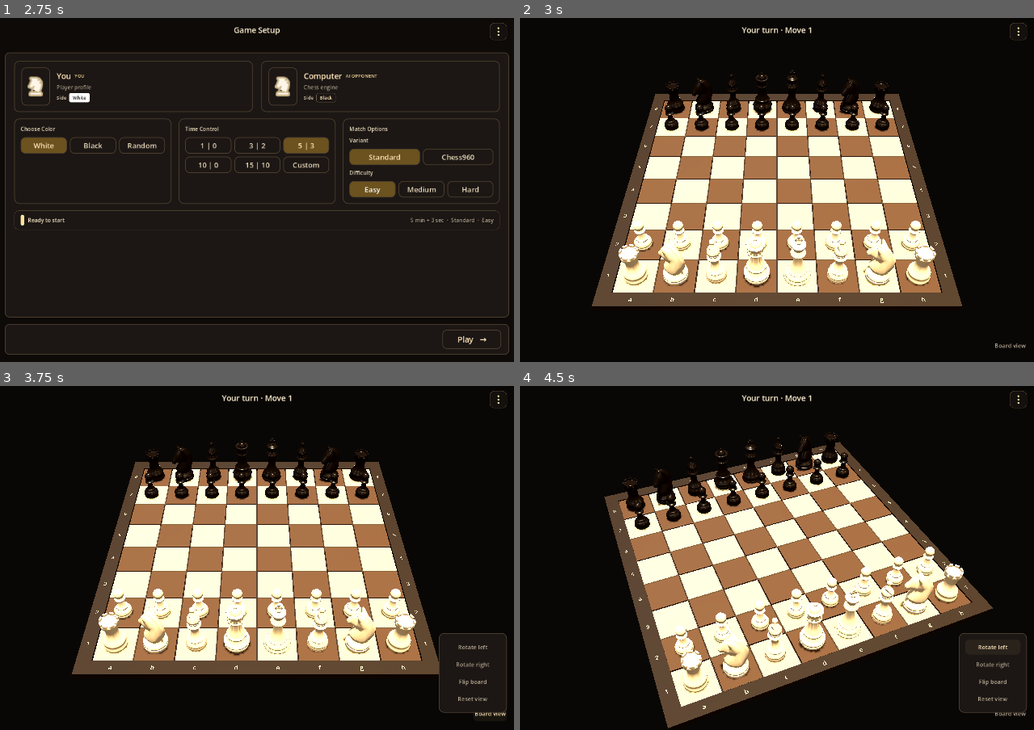
Above: before the commit, frames 1-4 (two rows, left to right).
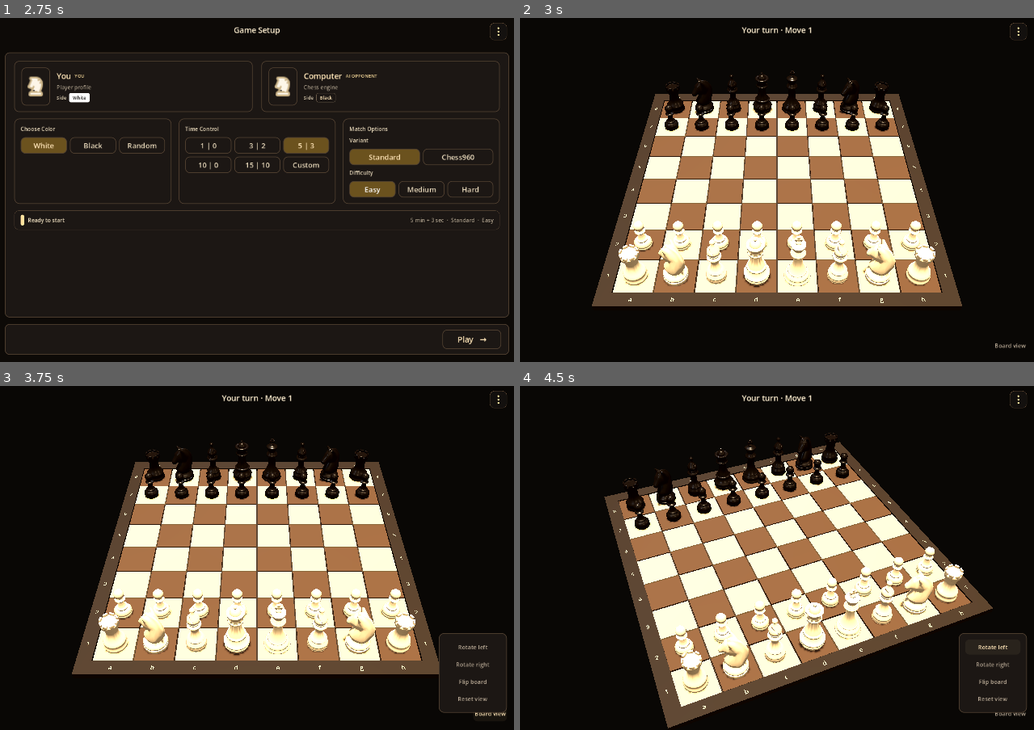
Above: after the commit, the same moments.

Repository: shedrackgodstime/chess-relay
Game: Godot game, scene res://src/ui/app/app_root.tscn
The game is run twice, just before and just after one commit, with the same random seed, the same clock (stepped at 60 frames per second) and the same inputs.
Inputs:
- Up to frame 1 (2.75 s): click "Vs computer" at 0.5 s; click "Easy" at 1.25 s; click "Easy" at 2 s
- Up to frame 2 (3 s): click "Play →" at 2.75 s
- Up to frame 3 (3.75 s): click "Board view" at 3.5 s
- Up to frame 4 (4.5 s): click "Rotate left" at 4.25 s

Frame 1 is identical in both runs. In frame 2, 0.9% of the frame differs, in the area x 19-81%, y 15-78%; in frame 3, 0.9%; in frame 4, 1.0%, in the area x 19-87%, y 13-90%.

Commit message:
Validate starting piece presentation

Diff:
--- a/godot/src/game/pieces/piece_view.gd
+++ b/godot/src/game/pieces/piece_view.gd
@@ -35,7 +35,7 @@
 	source.free()
 	mesh.name = "Mesh"
 	mesh.scale = Vector3.ONE * PIECE_SCALE
-	mesh.position.y = -_mesh_min_y(mesh) * PIECE_SCALE + 0.01
+	mesh.position.y = -_mesh_min_y(mesh) * PIECE_SCALE
 	mesh.material_override = WHITE_MATERIAL if side == "white" else BLACK_MATERIAL
 	add_child(mesh)
 	if piece_type == "knight":
--- a/godot/tests/ui_smoke_test.gd
+++ b/godot/tests/ui_smoke_test.gd
@@ -338,6 +338,21 @@
 		"pieces receive controlled side materials")
 	_check(white_mesh.material_override != black_mesh.material_override,
 		"white and black pieces use separate shared materials")
+	_check(is_equal_approx(pieces.get_node("White_Pawn_a2/Mesh").scale.x, 16.0),
+		"pieces use the approved board presentation scale")
+	_check(is_equal_approx(pieces.get_node("White_Pawn_a2").position.x, -3.5),
+		"white pawn is centered on the a-file square")
+	_check(is_equal_approx(pieces.get_node("White_Pawn_a2").position.z, 2.5),
+		"white pawn is centered on the second rank")
+	var pawn_mesh := pieces.get_node("White_Pawn_a2/Mesh") as MeshInstance3D
+	_check(is_equal_approx(pawn_mesh.position.y, 0.0),
+		"white pawn mesh is grounded against the board surface (y=%.3f)" % pawn_mesh.position.y)
+	_check(is_equal_approx(pieces.get_node("Black_Pawn_a7").rotation.y, PI),
+		"black pieces face the opposing side")
+	_check(is_equal_approx(pieces.get_node("White_Knight_b1").rotation.y, PI + deg_to_rad(60.0)),
+		"white knight uses the 10 o'clock facing")
+	_check(is_equal_approx(pieces.get_node("Black_Knight_b8").rotation.y, -deg_to_rad(60.0)),
+		"black knight mirrors the 10 o'clock facing")
 	var key_light := game.get_node("World/KeyLight") as DirectionalLight3D
 	_check(is_equal_approx(key_light.rotation_degrees.x, -90.0),
 		"game key light is directly above the board")
